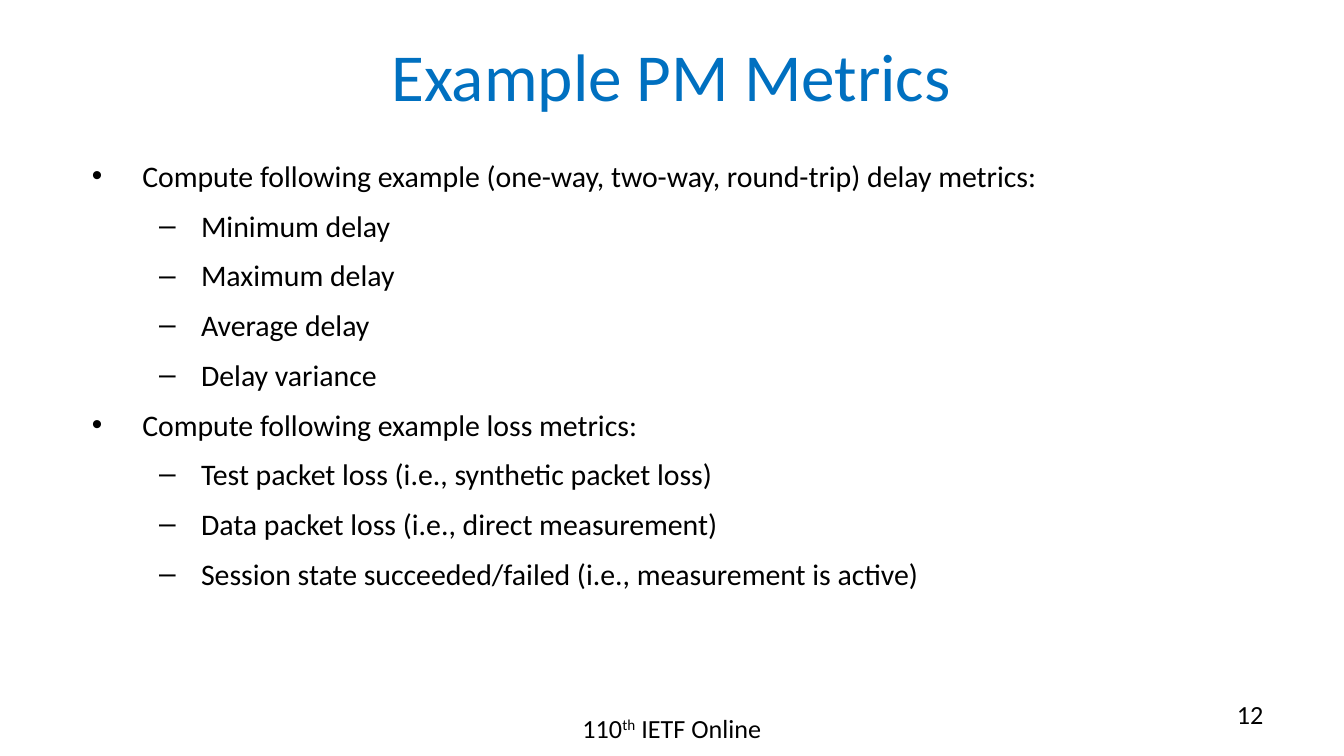
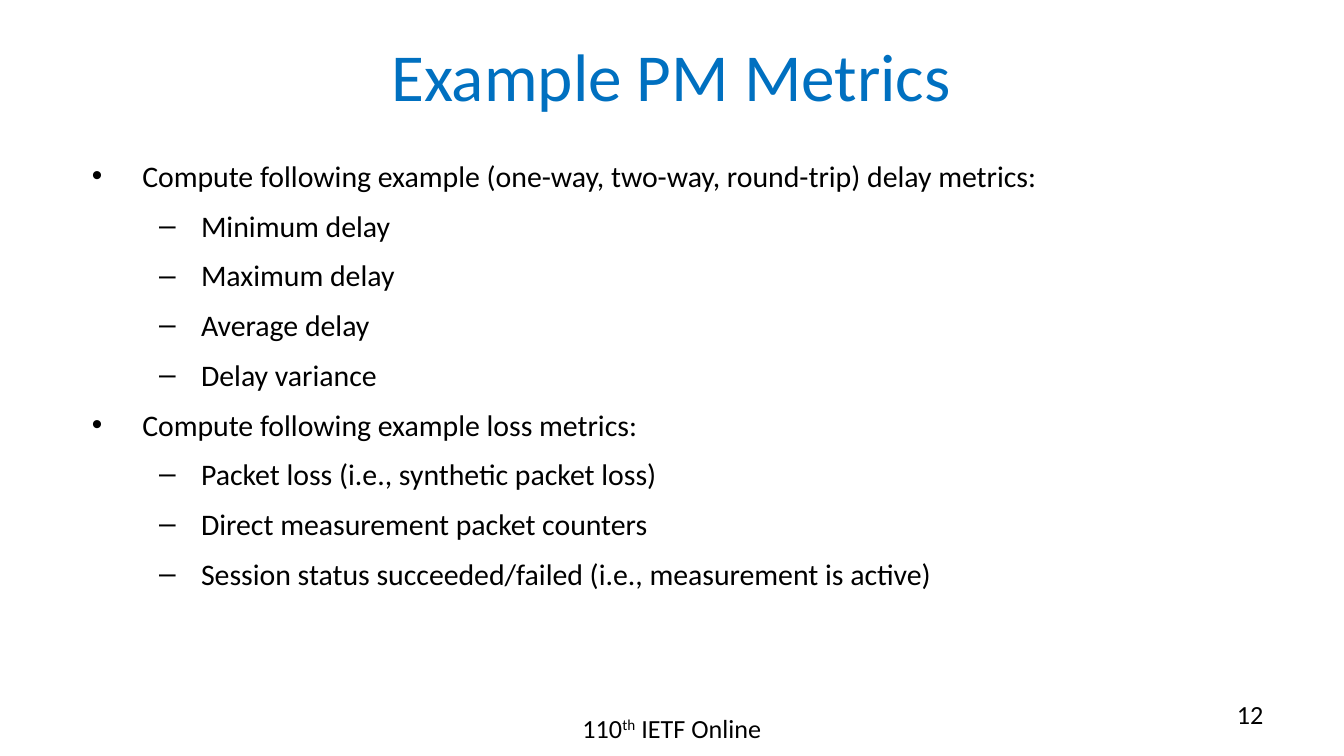
Before and after one commit to rakgandhi/ietf-slides, a slide deck: slide 12 of draft-gandhi-spring-stamp-srpm-05.pptx. Drawn at 1344x756 pixels with LibreOffice and Linux fonts; fonts in the diff are those of the drawing. Boxes give left, top, right and bottom in pixels: in the first picture for what was removed or moved away, otherwise in the second. Text is boxed around its words. In the diff, an @@ line names an element or a change of style, - is before the commit and + after.

```diff
--- a/draft-gandhi-spring-stamp-srpm-05.pptx
+++ b/draft-gandhi-spring-stamp-srpm-05.pptx
@@ text at (201, 463, 930, 589): text changed @@
-  – Test packet loss (i.e., synthetic packet loss)
-  – Data packet loss (i.e., direct measurement)
-  – Session state succeeded/failed (i.e., measurement is active)
+  – Packet loss (i.e., synthetic packet loss)
+  – Direct measurement packet counters
+  – Session status succeeded/failed (i.e., measurement is active)
```
Also in this commit, not shown: 2 other slides changed, 3 other files.
